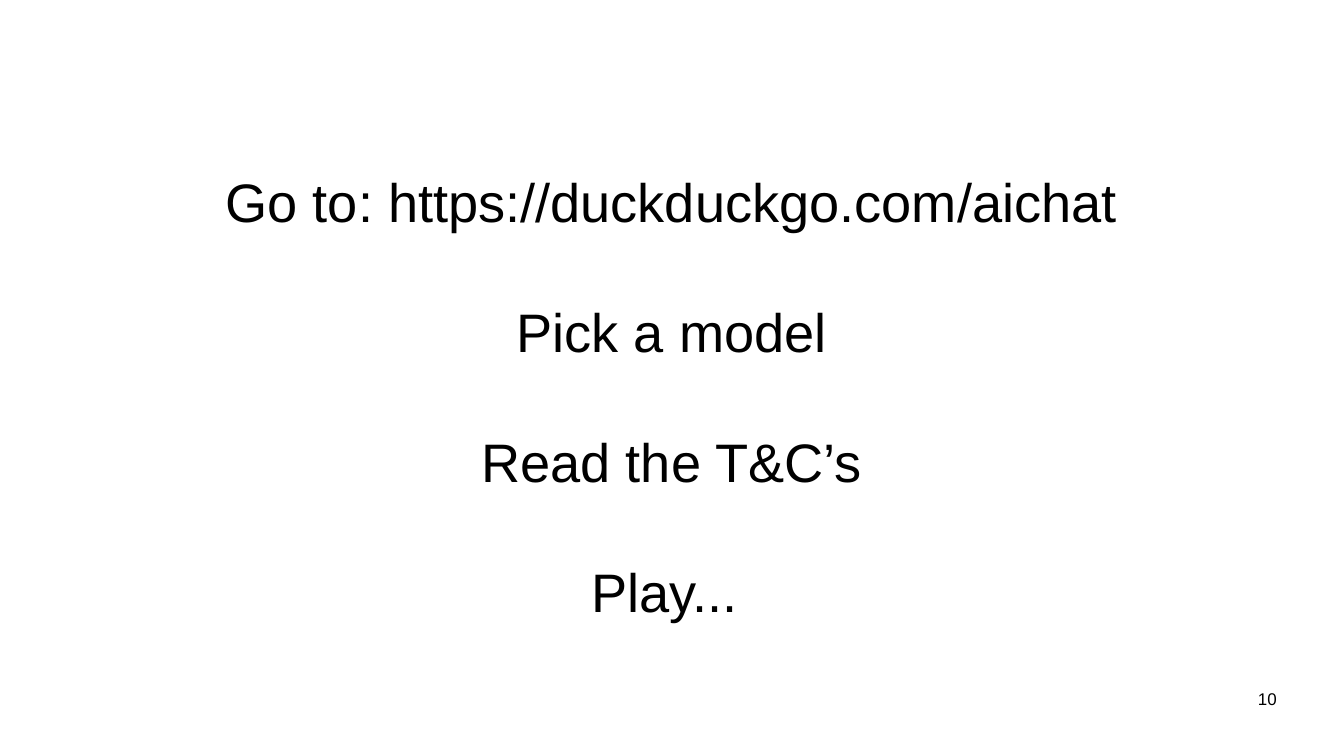
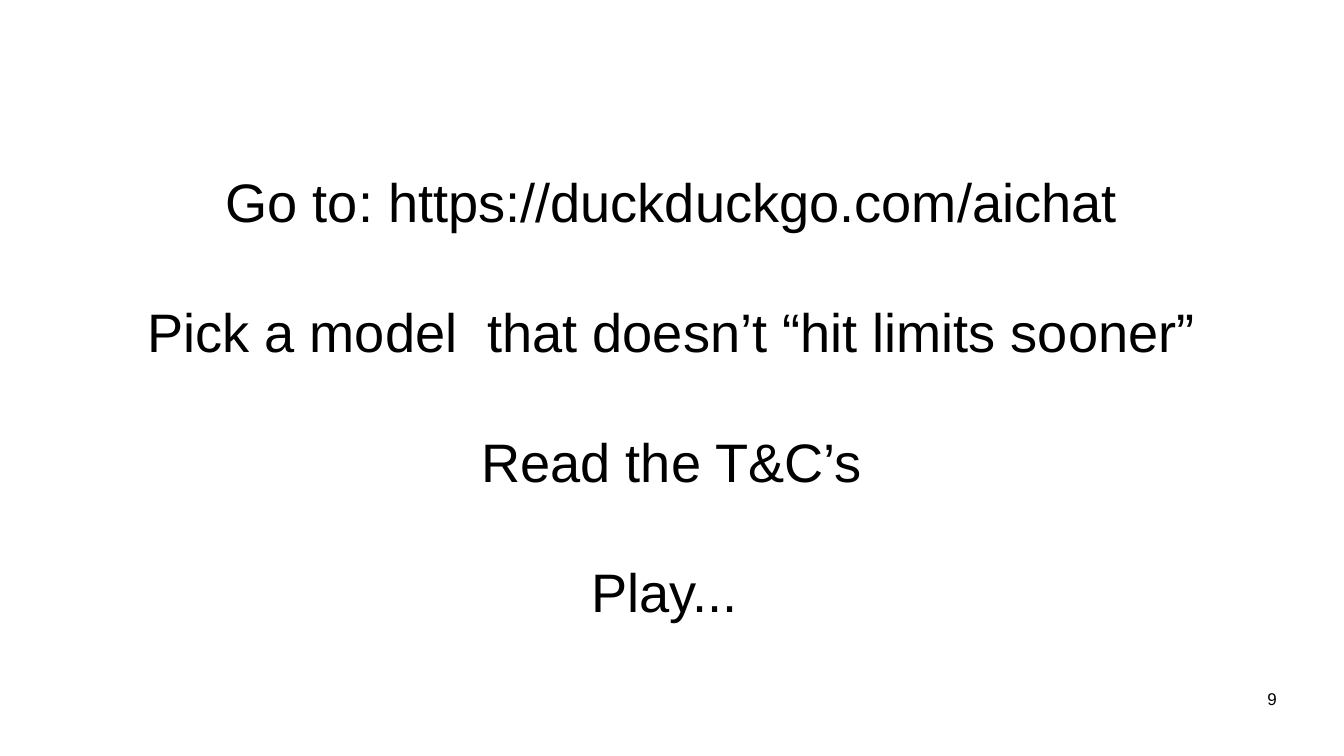
Before and after one commit to sftcd/witidtm, a slide deck: slide 9 of lectures/2026-2027/labs.odp (slide 10 before the commit). Drawn at 1344x756 pixels with LibreOffice and Linux fonts; fonts in the diff are those of the drawing. Boxes give left, top, right and bottom in pixels: in the first picture for what was removed or moved away, otherwise in the second. Text is boxed around its words. In the diff, an @@ line names an element or a change of style, - is before the commit and + after.

```diff
--- a/lectures/2026-2027/labs.odp
+++ b/lectures/2026-2027/labs.odp
@@ text at (x1=147, y1=182, x2=1195, y2=483): text changed @@
-Go to: https://duckduckgo.com/aichat
-Pick a model
-Read the T&C’s
+Go to: https://duckduckgo.com/aichat
+Pick a model that doesn’t “hit limits sooner”
+Read the T&C’s
@@ page number at (x1=1267, y1=693, x2=1276, y2=705): text changed @@
-10
+9
```
Also in this commit, not shown: 11 other slides changed, 1 slide added, 2 slides removed, 7 other files.
